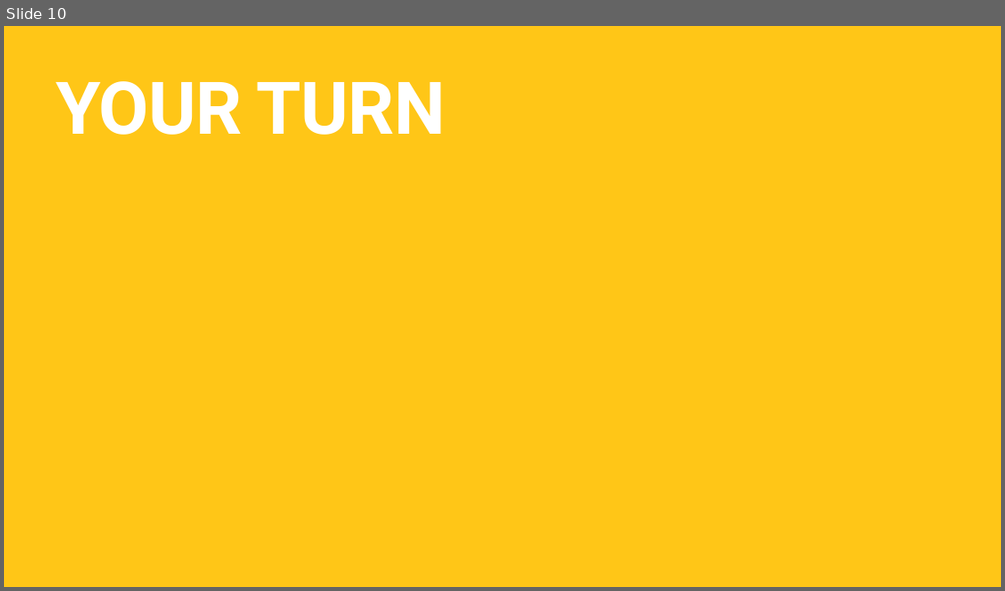
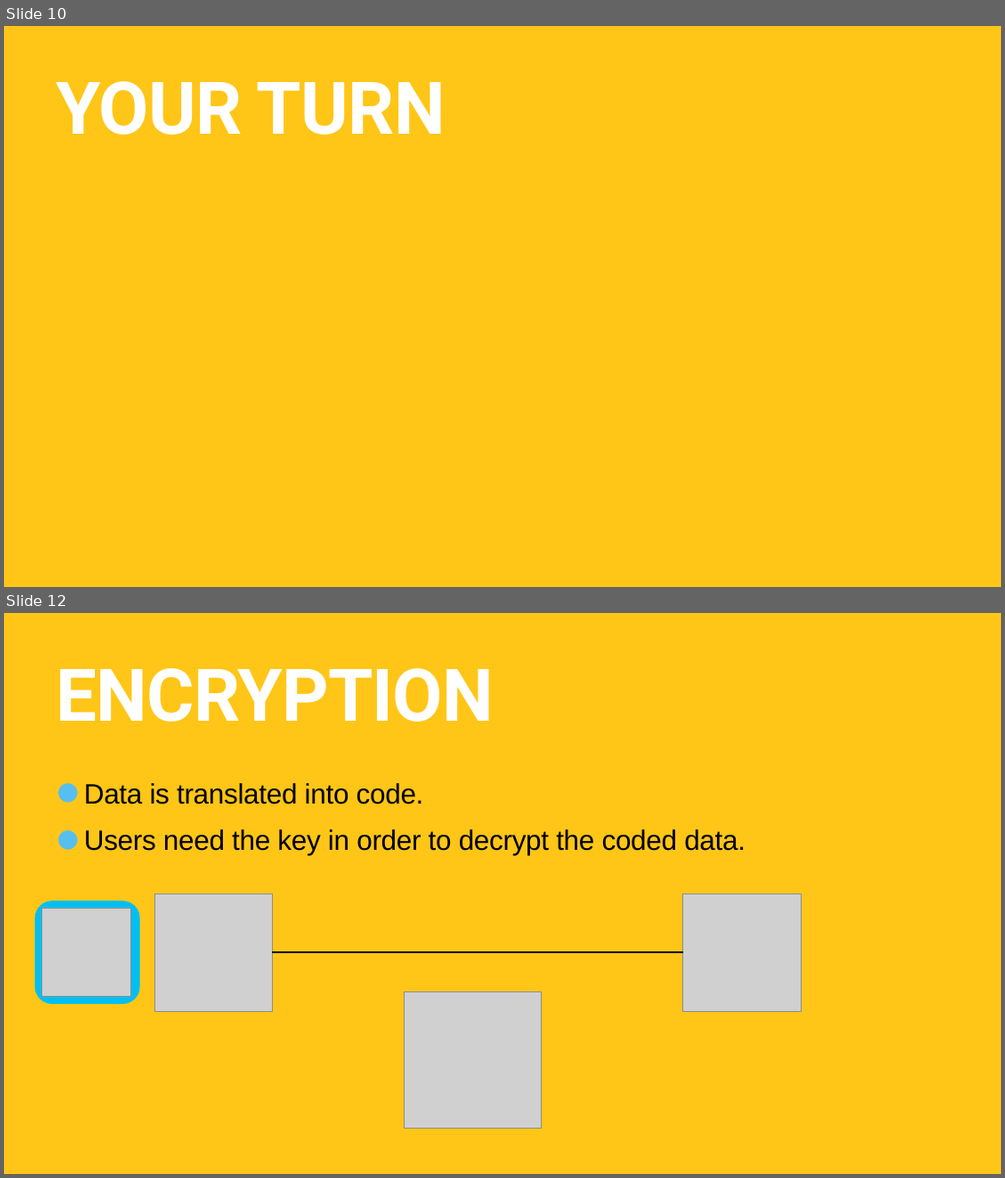
Before and after one commit to TommyWoodley/teaching, a slide deck: Y10/L2/L2.pptx. Shown one above the other, each under a label of ours: slide 10 before the commit, slides 10 and 12 after it; the slides between them are not shown. The pictures are 1005x591 and 1005x1178 pixels, drawn with LibreOffice and Linux fonts; fonts in the diff are those of the drawing; grey boxes stand for pictures. Boxes give left, top, right and bottom in pixels: in the first picture for what was removed or moved away, otherwise in the second. Text is boxed around its words. In the diff, an @@ line names an element or a change of style, - is before the commit and + after.

Commit message:
added encryption

```diff
--- a/Y10/L2/L2.pptx
+++ b/Y10/L2/L2.pptx
@@ slide 12 added at [4,613,1001,1174], background #FFC617 @@
@@ title added at [56,668,494,722], 140 pt, text #FFFFFF, bold @@
+ENCRYPTION
@@ text added at [84,783,745,855], 54 pt, text #000000 @@
+• Data is translated into code.
+• Users need the key in order to decrypt the coded data.
@@ rounded rectangle added at [35,900,138,1004], fill #00BFF3 @@
@@ rounded rectangle added at [37,900,140,1004], fill #00BFF3 @@
@@ picture added at [154,893,273,1011] @@
@@ picture added at [683,893,801,1011] @@
@@ picture added at [42,908,130,996] @@
@@ line added from (273, 952) to (683, 952), #000000 4.5 pt @@
@@ picture added at [404,991,541,1127] @@
```
Also in this commit, not shown: 1 other slide added.
